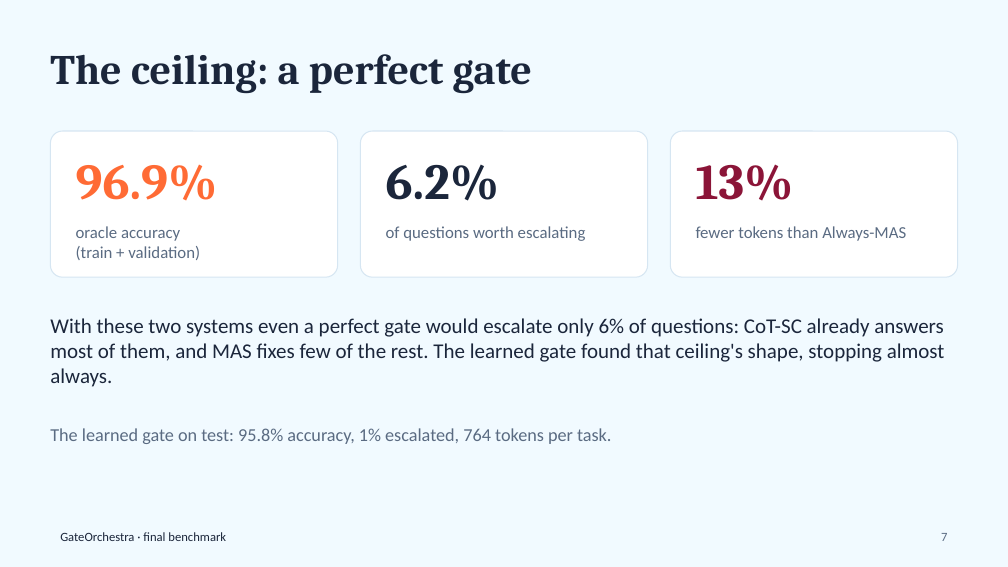
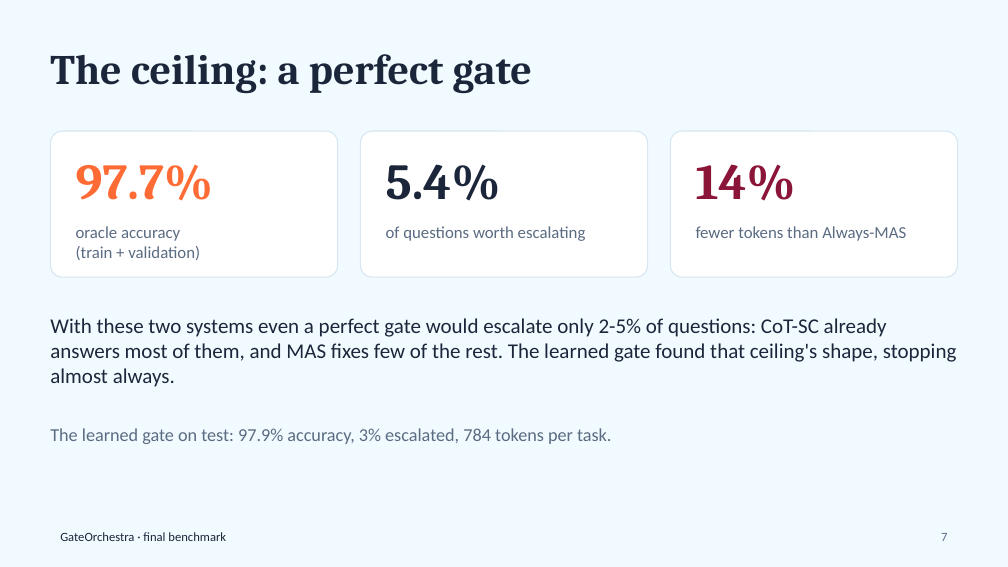
Before and after one commit to FarhanAaqil/GateOrchestra, a slide deck: slide 7 of reports/deck/GateOrchestra_final.pptx. Drawn at 1008x567 pixels with LibreOffice and Linux fonts; fonts in the diff are those of the drawing. Boxes give left, top, right and bottom in pixels: in the first picture for what was removed or moved away, otherwise in the second. Text is boxed around its words. In the diff, an @@ line names an element or a change of style, - is before the commit and + after.

Commit message:
Update the analysis, report, deck and screenshots to the new results
Report, README and slides now describe the 96-task, two-seed run: the
gate scores 97.9% against Always-MAS's 92.2% at a third fewer tokens.
They also say the 64 added tasks are easier than the original 32 and
have not been read by a person. The feature-ablation slide plots the
change in escalation rate, since accuracy no longer moves.

```diff
--- a/reports/deck/GateOrchestra_final.pptx
+++ b/reports/deck/GateOrchestra_final.pptx
@@ text at bbox=[76, 165, 213, 201]: text changed @@
-96.9%
+97.7%
@@ text at bbox=[386, 164, 501, 201]: text changed @@
-6.2%
+5.4%
@@ text at bbox=[696, 164, 796, 201]: text changed @@
-13%
+14%
@@ text at bbox=[50, 318, 957, 387]: text changed @@
-With these two systems even a perfect gate would escalate only 6% of questions: CoT-SC already answers most of them, and MAS fixes few of the rest. The learned gate found that ceiling's shape, stopping almost always.
+With these two systems even a perfect gate would escalate only 2-5% of questions: CoT-SC already answers most of them, and MAS fixes few of the rest. The learned gate found that ceiling's shape, stopping almost always.
@@ text at bbox=[50, 428, 611, 444]: text changed @@
-The learned gate on test: 95.8% accuracy, 1% escalated, 764 tokens per task.
+The learned gate on test: 97.9% accuracy, 3% escalated, 784 tokens per task.
```
Also in this commit, not shown: 7 other slides changed, 18 other files.
